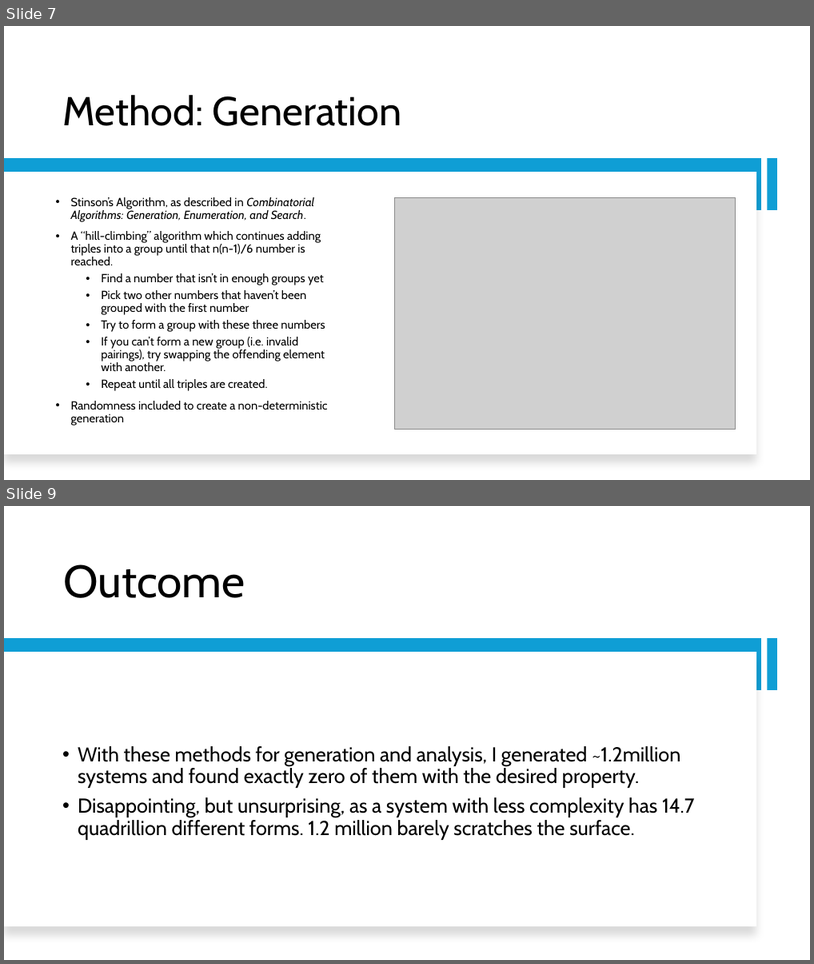
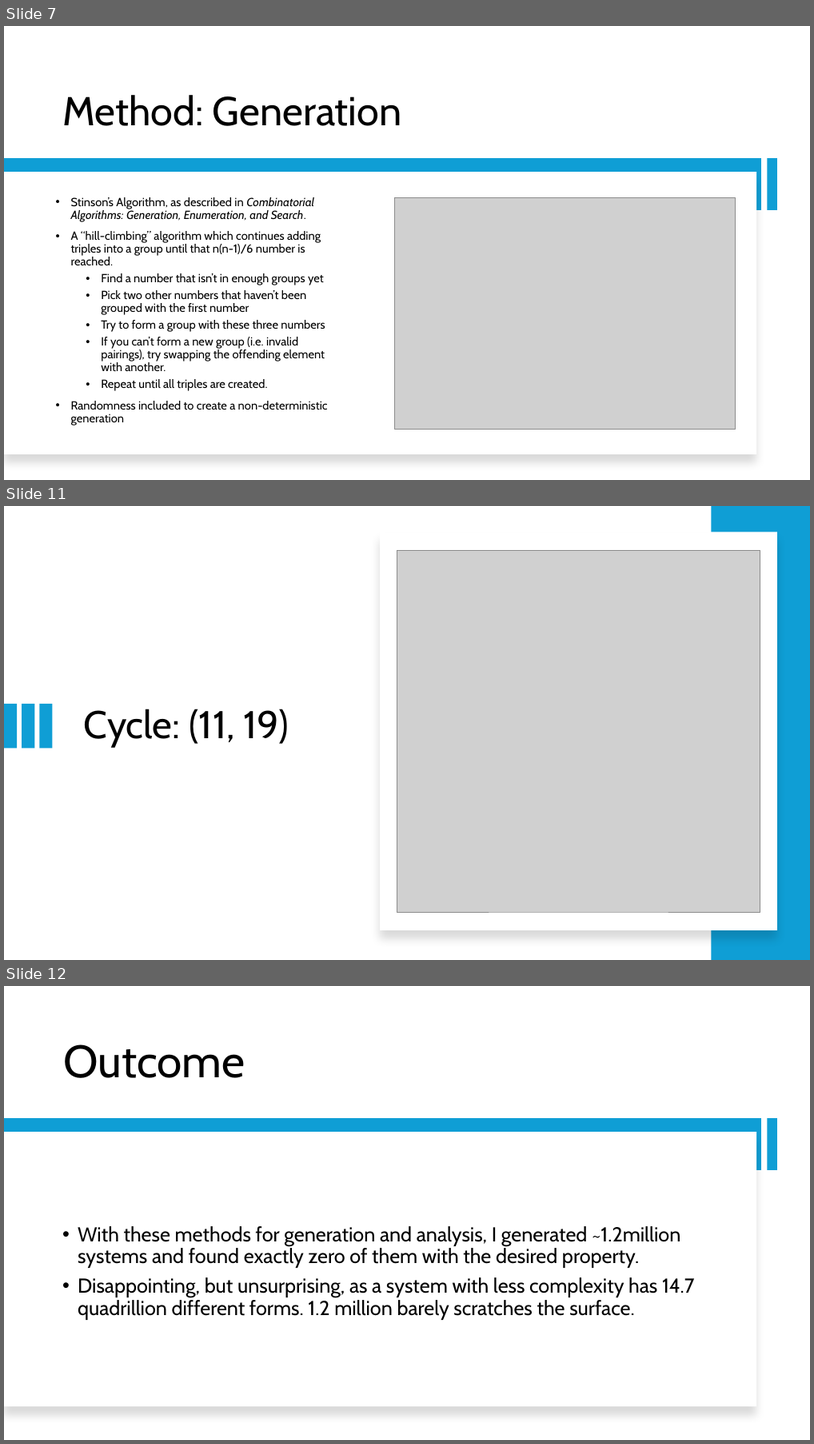
Before and after one commit to GanschowJosh/Steiner-Triple-Systems-Research, a slide deck: STS Presentation.pptx. Shown one above the other, each under a label of ours: slides 7 and 9 before the commit, slides 7, 11 and 12 after it; the slides between them are not shown. The pictures are 814x964 and 814x1444 pixels, drawn with LibreOffice and Linux fonts; fonts in the diff are those of the drawing; grey boxes stand for pictures. Boxes give left, top, right and bottom in pixels: in the first picture for what was removed or moved away, otherwise in the second. Text is boxed around its words. In the diff, an @@ line names an element or a change of style, - is before the commit and + after.

```diff
--- a/STS Presentation.pptx
+++ b/STS Presentation.pptx
@@ slide 11 added at (x1=4, y1=506, x2=810, y2=960), background #FFFFFF @@
@@ rectangle added at (x1=712, y1=506, x2=810, y2=960), fill #0F9ED5 @@
@@ rectangle added at (x1=380, y1=532, x2=778, y2=930), fill #FFFFFF @@
@@ picture added at (x1=398, y1=550, x2=761, y2=912) @@
@@ rectangle added at (x1=4, y1=704, x2=17, y2=748), fill #0F9ED5 @@
@@ rectangle added at (x1=22, y1=704, x2=34, y2=748), fill #0F9ED5 @@
@@ rectangle added at (x1=40, y1=704, x2=52, y2=748), fill #0F9ED5 @@
@@ title added at (x1=84, y1=708, x2=288, y2=748), 46 pt, text #000000 @@
+Cycle: (11, 19)
@@ what was slide 9 is now slide 12 @@
```
Also in this commit, not shown: 1 slide changed, 2 other slides added, 5 other files.
